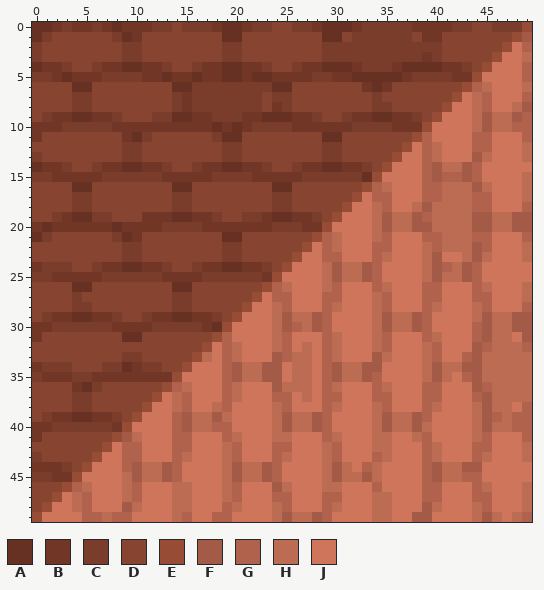
A pixel-art sprite gets an edit: images/House1/roofbackright.png. This is how it looked before the edit.
The file is 50x50 pixels.
Palette (. is transparent): A #663022  B #713626  C #7a3d2c  D #874430  E #974c36  F #a35a47  G #b1624c  H #bd6c54  J #cf755b
Pixels before (only the part around the change), first column x 0:
 0 AABCBBCBABBBCCDCCCBAABCCDDCCBAAABCCCCCBBBBCCDDCCCE
 1 ACDDDDDDCABDDDDDDDDAADDDDDDDDAADCCCCCCDBBDDDDDDDEF
 2 CDDDDDDDDCCDDDDDDDDCCDDDDDDDDCCCCCCCCCCCCDDDDDDEJG
 3 CDDDDDDDDCCDDDDDDDDCCDDDDDDDDCCCCCCCCCCBCDDDDDEJJH
 4 ABBCDDCBBAABBCDDCBBAABBCDDCBBAAABCCCBAAAABBCDEJJJG
 5 CCBABBBCCCCBBABBABBAABAABBBBCCBBAAAAABCCCCBBEJJJJG
 6 DDDDAADDDDDDDDAACCCCCCCCAADDDDDDDBABDDDDDDDEGHJJJH
 7 DDDDCCDDDDDDDDCBCCCCCCCDCCDDDDDDDDCDDDDDDDEJHGJJJG
 8 DDDDCCDDDDDDDDCBCCCCCCCDBCDDDDDDDDCCDDDDDEJJHGJJHF
 9 DCBBAABBCDDDCCAABBCCCBBAAABBCDDCBBAABBCDEJJJHFHHFG
10 BBBCCCCCBBBBBBBBBBABABCCCCBBBBBBCCCCBBBEJJJJHFHHGG
11 BDDDDDDDDBACDDDDDDCAADDDDDDDDAADDDDDDDEGJJJJGGJJJG
12 DDDDDDDDDCCDDDDDDDDCCDDDDDDDDCCDDDDDDEJGHJJJGGJJJH
13 CDDDDDDDDCCDDDDDDDDCCDDDDDDDDCCDDDDDEJJGHJJJFHJJJH
14 ABBCDDCBBAABBCDDCBBAABBCDDCBBAABBCDEJJJGFHHFGJJJJJ
15 CCBBBBBCCCCCCBBBBBCCCCBBBBBCCCCCCAEJJJJGFGGFGJJJJH
16 DDDDAADDDDDDDDAADDDDDDDDAADDDDDDDEGHJJJGGHHHFHJJJH
17 DDDDCCDDDDDDDDCCDDDDDDDDCCDDDDDDEJGGJJJGGHHHGGJJJH
18 DDDDCCDDDDDDDDCCDDDDDDDDCCDDDDDEJJHGJJHFHHHHGGJJJG
19 DDCBAACCDDDBBBAABBCDDCCBAABBCDEJJJHFHHFGHHHHFFHHFF
20 BABBBBBBABBBBCCCCBBBBBBBCCCBBEJJJJHFHHFFHHHHFFHHFF
21 ACDDDDDDCABDDDDDDDDAADDDDDDDEGHJJJHGJJJGGHHHGGJJJG
22 DDDDDDDDDCCDDDDDDDDCCDDDDDDEJGHJJJGGJJJHGHHHFGJJJH
23 DDDDDDDDDCCDDDDDDDDCCDDDDDEJJGGJJJGHJJJHFJJHFHJJJH
24 BCCCDDCBBAABBCDDCBBAABBCDEJJJHFHHFGJJJJHFGHFGJJJJJ
25 CCBBBBBCCCCCCBBBBCCCCCCBEJJJJHFHHFGJJJJHFHHFGJJJJJ
26 DDDDAADDDDDDDDAADDDDDDDEGHJJJHGJJJGHJJJGGJJJGHJJJH
27 DDDDCDDDDDDDDDCCDDDDDDEJGGJJJGGJJJHGJJJGGJJJGGJJJH
28 DDDDCCDDDDDDDDCCDDDDDEJJHGJJJGHJJJHGJJJGHJJJHGJJJG
29 DCBBAABBCDDCBBAABBCDEJJJHFHHFGJJJJHFHHFGJJJJHFHHFF
30 BBCCCCCCBBBBCCCCCBAEJJJJHFGHFGJJJJHFHHFGJJJJGFHHFF
31 BDDDDDDDDAADDDDDDDEGJJJJHGJJJGHJJJHGJJJGHJJJGFHHJF
32 DDDDDDDDDDDDDDDDDEJGHJJJHGJHJGHJJJHGJJJHGJJJFGHHHG
33 DDDDDDDDDCCDDDDDEHJGHJJJFGHHJGHJJJFHJJJHGJJGFHHHHH
34 BCCCDDDCCABCCDDEJJJGFHHFFJHHJGFHHFFJJJJHFHHFFHHHHH
35 CBBBCCBBBBBBBBEJJJJGFHHFFJHHJGFHHFGJJJJHFHJGFHHHHH
36 DDDDBACDDDDDDEGHJJJGHJJJFHHHJGHJJJGHJJJGGJJJFGHHHH
37 DDDDCCDDDDDDEJHGJJJGHJJJGGJHJGGJJJGGJJJGGJJJGFHHHH
38 DDDDCCDDDDDEJJHGJJHGJJJJHGJJJGHJJJHGJJJGHJJJHFHHJG
39 DCBBAABBCDEJJJGFHHFHJJJJHFHHFGJJJJHFHHFGJJJJHFGHGG
40 BBCCCCCCBEJJJJGFHHGGJJJJHFHHFGJJJJHFHHFHJJJJHFHHGG
41 BDDDDDDDEFHJJJGGJJJGHJJJHHJJJGHJJJHHJJHGJJJJHGJJJG
42 DDDDDDDEJGGJJJGGJJJHGJJJGGJJJHGJJJHHJJJGHJJJGGJJJH
43 CDDDDDEJJGGJJJGHJJJHGJJJGHJJJHGJJJGHJJJGHJJJGHJJJH
44 BBBCDEJJJGFHHFGJJJJHFHHFGJJJJHFHJGHJJJJGFHHFFJJJJJ
45 CCBBEJJJJHFHHFGJJJJHFHHFGJJJJHFHHFHJJJJGFHHGGJJJJJ
46 DDDEGHJJJHGJJJHHJJJHGJJJFHJJJHHJJJGJJJJGGJJJGHJJJH
47 DDEJHGJJJHGJJJHHJJJHGJJJGGJJJGGJJJHHJJJGGJJJGGJJJH
48 DEJJHGJJJFHJJJHHJJJGHJJJHGJJJGHJJJHHJJJFHJJJHGJJJH
49 EJJJJGGHGGJJJJHGJJGGJJJJHFHHFGJJJJHHJJFFJJJJHFHJHG
The result:
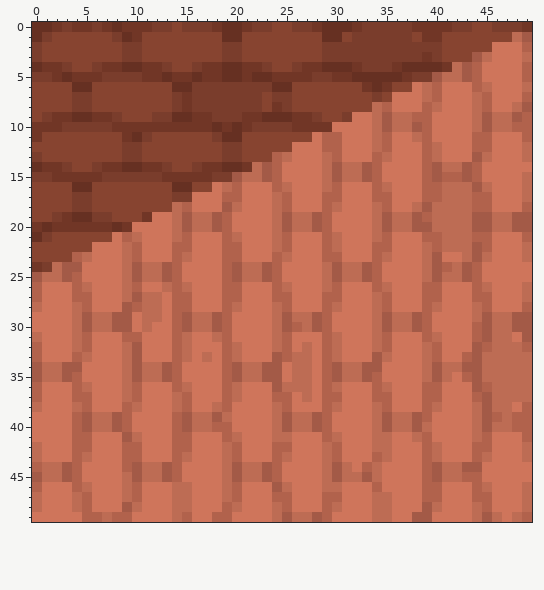
From old to new:
Changed rows in their new state; - is an unchanged pixel.
first column x 0:
 0 -------------------------------------------------B
 1 ------------------------------------------------H-
 2 ----------------------------------------------JJ--
 3 --------------------------------------------FHJ---
 4 ------------------------------------------HFGJ----
 5 ----------------------------------------FHHFG-----
 6 --------------------------------------JHGJJJ------
 7 ------------------------------------JJJHGJJ-------
 8 ----------------------------------HGJJJGHJ--------
 9 --------------------------------JJHFHHGGJ---------
10 ------------------------------JJJJHFHHFG----------
11 ----------------------------JGGJJJHGJJH-----------
12 --------------------------JJJGGJJJHGJJ------------
13 ------------------------GHJJJHGJJJGHJ-------------
14 ----------------------HFGJJJJHFHHFGJ--------------
15 --------------------FHHFGJJJJHFHHFG---------------
16 ------------------JHGJJJGHJJJHGJJJ----------------
17 ----------------JJJGGJJJHGJJJGGJJ-----------------
18 --------------HGJJJFHJJJHGJJJGHJ------------------
19 ------------JJHFHHFGJJJJHFHHFGJ-------------------
20 ----------JJJJHFHHFGJJJJHFHHFG--------------------
21 --------JGHJJJHGJJJGHJJJHGJJJ---------------------
22 ------JJJHGJJJGGJJJGGJJJHGJJ----------------------
23 ----GHJJJHGJJJGHJJJGGJJJGHJ-----------------------
24 --HFFJJJJHFHHFGJJJJGFHHFGJ------------------------
25 FHHFGJJJJHFHHFGJJJJGFHHFG-------------------------
26 GJJJGHJJJHGJJHGHJJJGGJJJ--------------------------
27 GJJJGGJJJHFHHJGGJJJGGJJ---------------------------
28 HJJJHGJJJFGHHJGGJJJGHJ----------------------------
29 JJJJHFHHFFJHHJGFHHFGJ-----------------------------
30 JJJJHFHHFFJHJJGFHHFG------------------------------
31 HJJJHGJJJGGJJJGHJJH-------------------------------
32 GJJJHGJJJHFJJJGHJJ--------------------------------
33 GJJJGHJJJHFJJJGHJ---------------------------------
34 FHHFFJJJJHFHHFGJ----------------------------------
35 FHHFGJJJJHFHHFG-----------------------------------
36 GJJJGHJJJHGJJJ------------------------------------
37 GJJJGGJJJHGJJ-------------------------------------
38 HJJJHGJJJGHJ--------------------------------------
39 JJJJGFHHFGJ---------------------------------------
40 JJJJGFHHFG----------------------------------------
41 JJJJGGJJJ-----------------------------------------
42 HJJJGGJJ------------------------------------------
43 HJJJGHJ-------------------------------------------
44 GHHFGJ--------------------------------------------
45 FHHFG---------------------------------------------
46 GJJJ----------------------------------------------
47 HJJ-----------------------------------------------
48 HJ------------------------------------------------
49 J-------------------------------------------------
Boxes around the changes in both pictures, in picture pixels (x1, y1, x2, y2):
changed: (32, 22, 532, 522)
